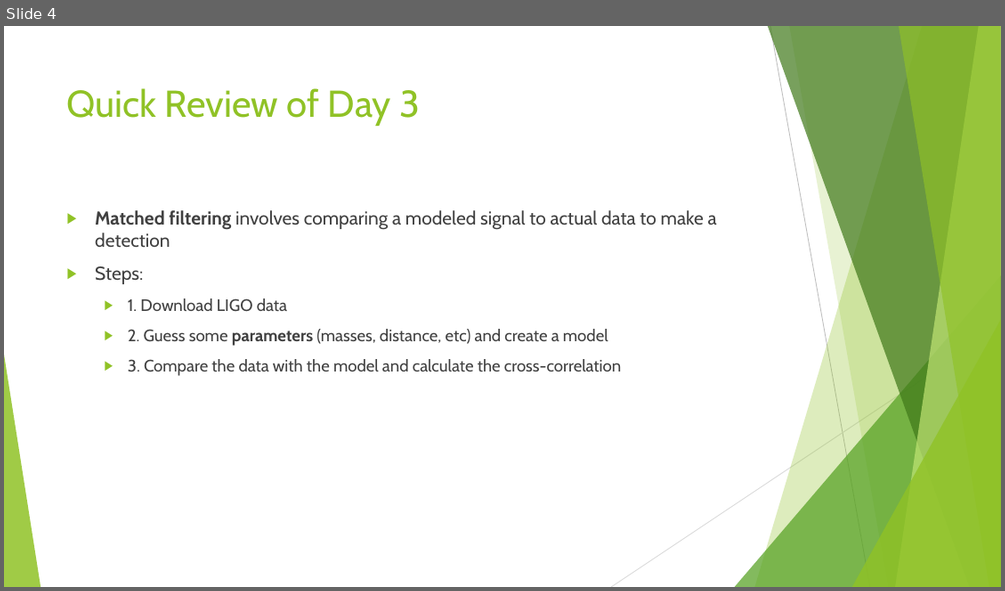
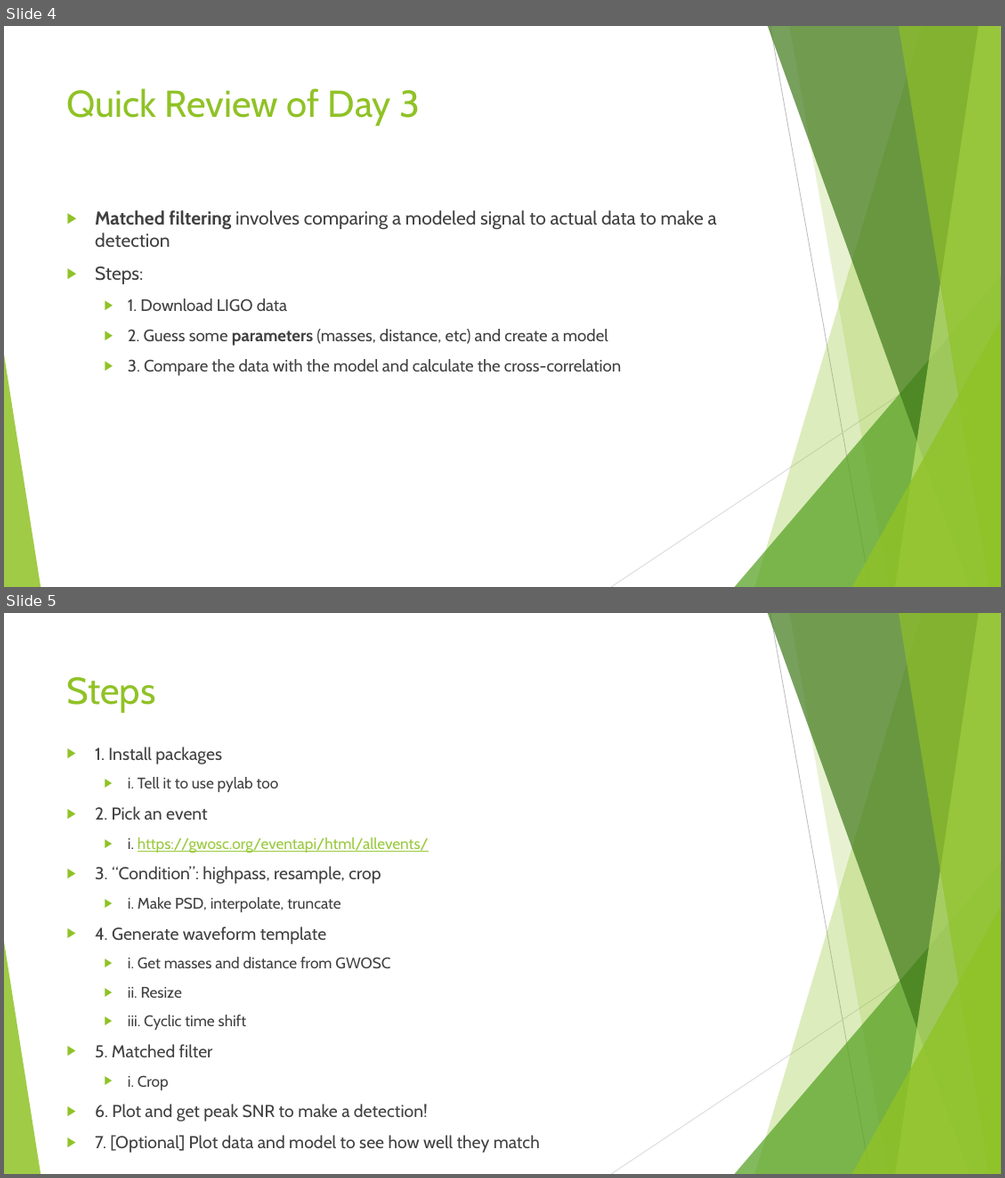
Before and after one commit to laurelvwhite/WSP, a slide deck: Review.pptx. Shown one above the other, each under a label of ours: slide 4 before the commit, slides 4 and 5 after it. The pictures are 1005x591 and 1005x1178 pixels, drawn with LibreOffice and Linux fonts; fonts in the diff are those of the drawing. Boxes give left, top, right and bottom in pixels: in the first picture for what was removed or moved away, otherwise in the second. Text is boxed around its words. In the diff, an @@ line names an element or a change of style, - is before the commit and + after.

```diff
--- a/Review.pptx
+++ b/Review.pptx
@@ slide 5 added at <box>4,613,1001,1174</box>, background #FFFFFF; not listed: 10 template elements that a slide beside it also shows @@
@@ title added at <box>67,677,156,713</box>, 36 pt, text #90C226 @@
+Steps
@@ text added at <box>95,747,540,1152</box>, 16.6 pt, text #404040 @@
+▶ 1. Install packages
+  ▶ i. Tell it to use pylab too
+▶ 2. Pick an event
+  ▶ i. https://gwosc.org/eventapi/html/allevents/
+▶ 3. “Condition”: highpass, resample, crop
+  ▶ i. Make PSD, interpolate, truncate
+▶ 4. Generate waveform template
+  ▶ i. Get masses and distance from GWOSC
+  ▶ ii. Resize
+  ▶ iii. Cyclic time shift
+▶ 5. Matched filter
+  ▶ i. Crop
+▶ 6. Plot and get peak SNR to make a detection!
+▶ 7. [Optional] Plot data and model to see how well they match
```
Also in this commit, not shown: 1 other slide added.
